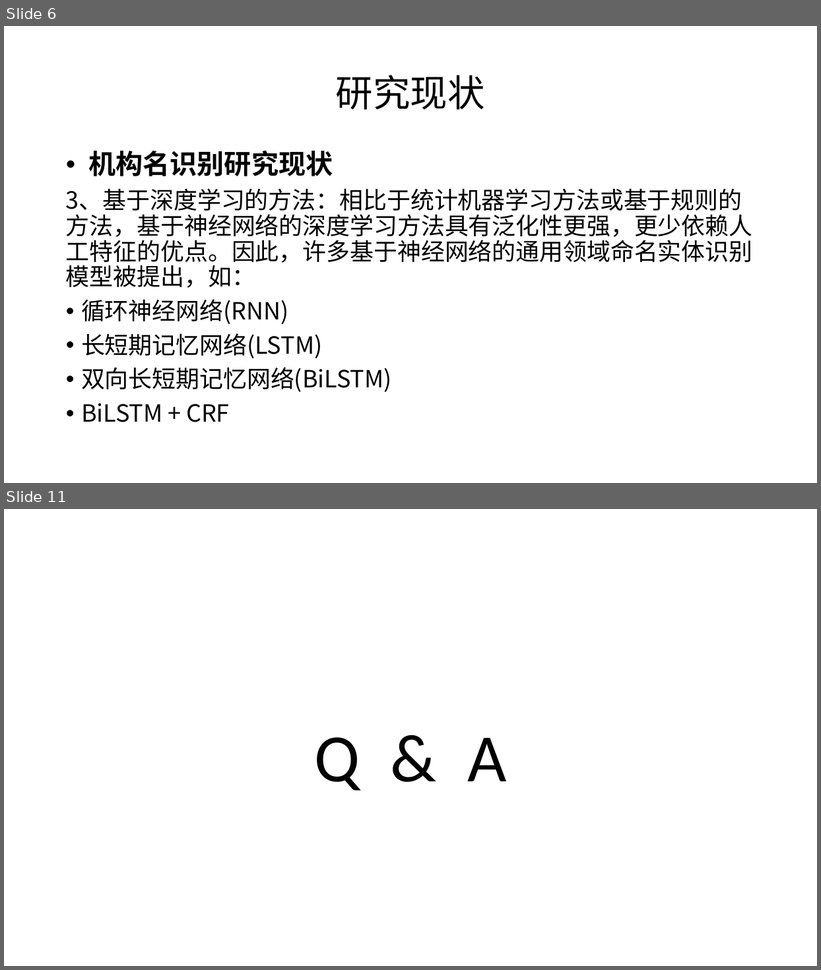
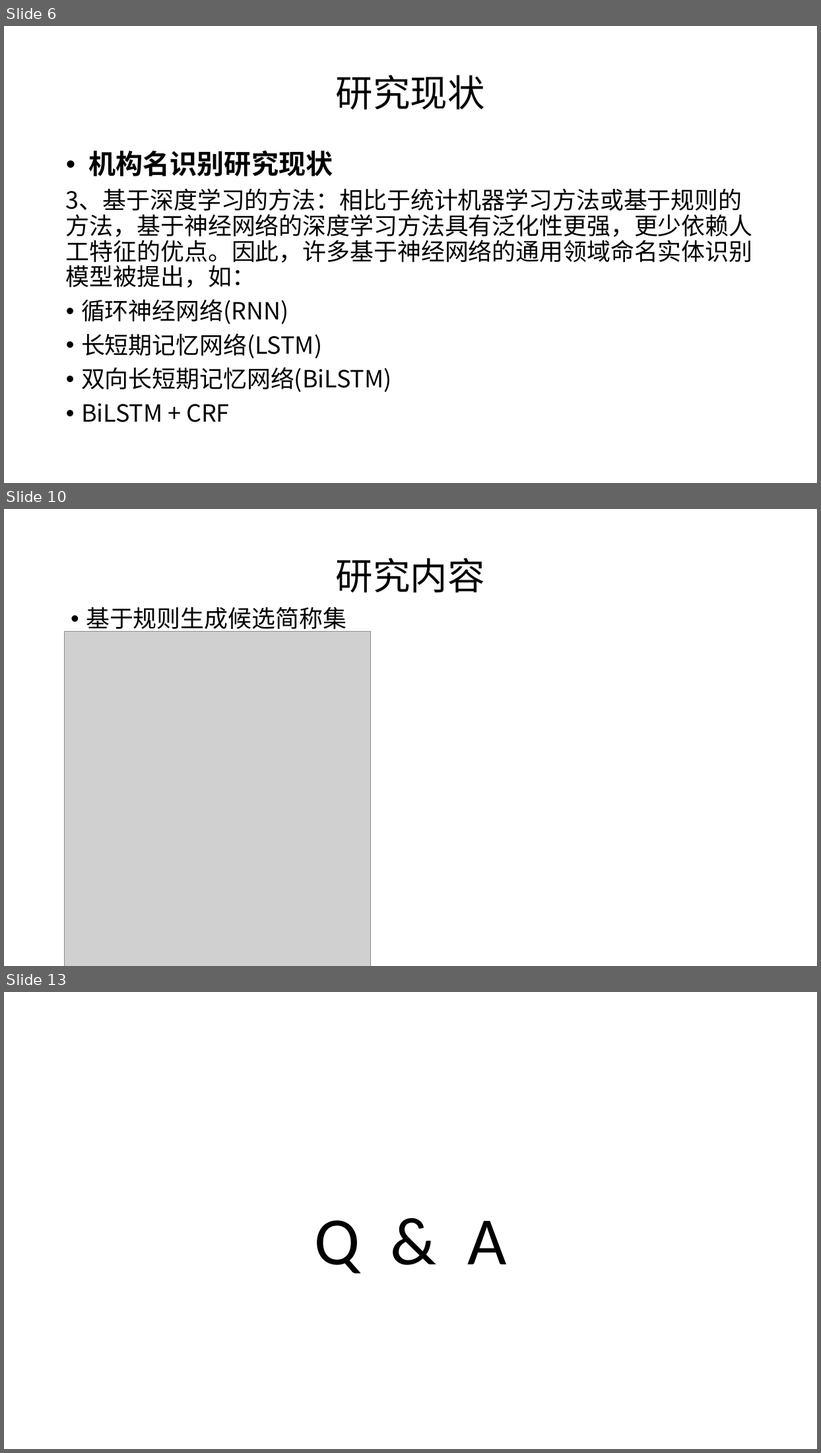
Before and after one commit to SupNewBeen/untitled, a slide deck: 基于语义的模糊同名判定方法.pptx. Shown one above the other, each under a label of ours: slides 6 and 11 before the commit, slides 6, 10 and 13 after it; the slides between them are not shown. The pictures are 821x970 and 821x1453 pixels, drawn with LibreOffice and Linux fonts; fonts in the diff are those of the drawing; grey boxes stand for pictures. Boxes give left, top, right and bottom in pixels: in the first picture for what was removed or moved away, otherwise in the second. Text is boxed around its words. In the diff, an @@ line names an element or a change of style, - is before the commit and + after.

```diff
--- a/基于语义的模糊同名判定方法.pptx
+++ b/基于语义的模糊同名判定方法.pptx
@@ slide 10 added at (4,509,817,966), background #FFFFFF @@
@@ title added at (336,558,485,593), 44 pt, text #000000 @@
+研究内容
@@ text added at (86,607,347,634), 28 pt, text #000000 @@
+• 基于规则生成候选简称集
@@ picture added at (64,632,370,966) @@
@@ what was slide 11 is now slide 13 @@
```
Also in this commit, not shown: 3 slides changed, 3 other slides added, 2 slides removed.
